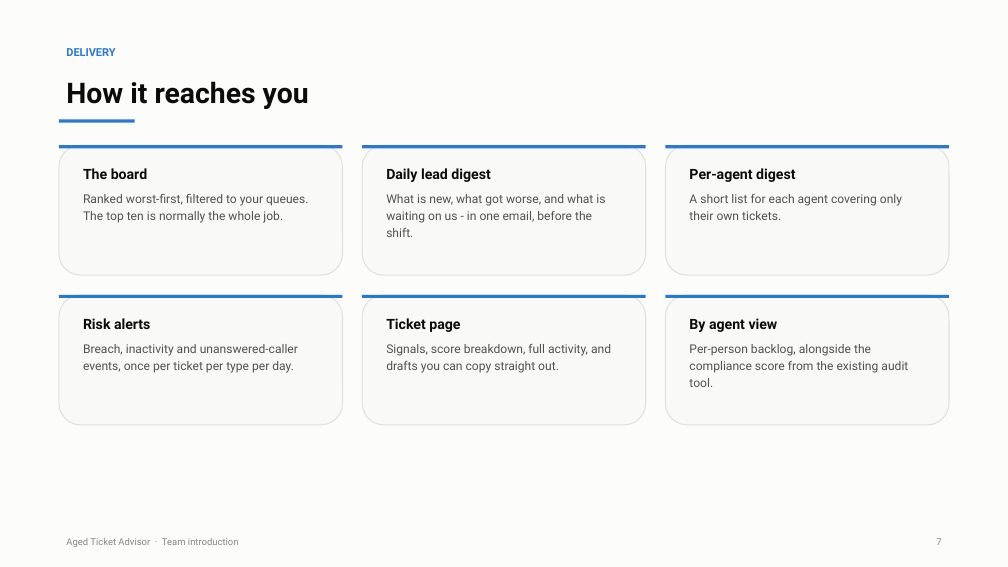
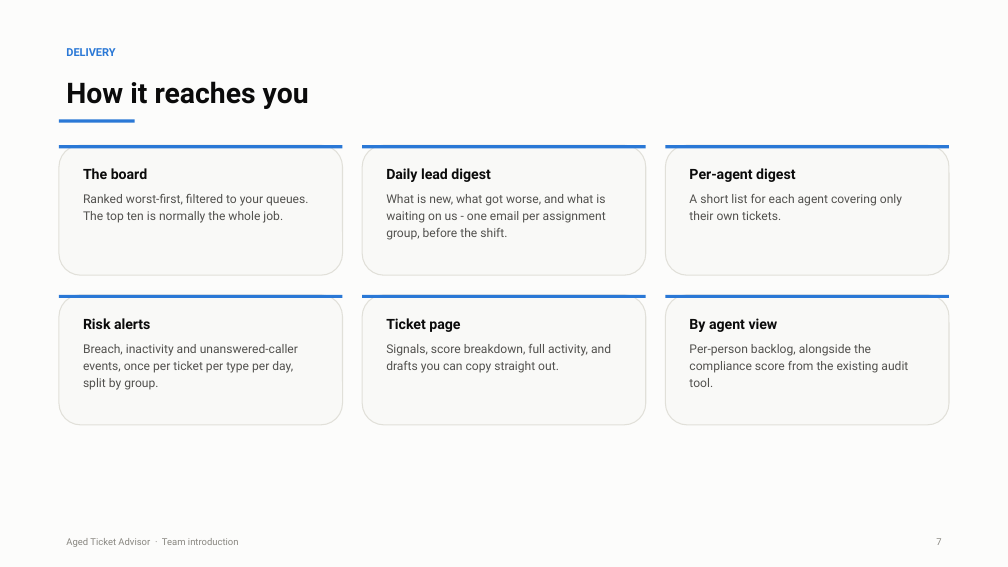
Before and after one commit to rakshith2000/SD-Advisor, a slide deck: slide 8 of docs/Aged_Ticket_Advisor_Overview.pptx. Drawn at 1008x567 pixels with LibreOffice and Linux fonts; fonts in the diff are those of the drawing. Boxes give left, top, right and bottom in pixels: in the first picture for what was removed or moved away, otherwise in the second. Text is boxed around its words. In the diff, an @@ line names an element or a change of style, - is before the commit and + after.

```diff
--- a/docs/Aged_Ticket_Advisor_Overview.pptx
+++ b/docs/Aged_Ticket_Advisor_Overview.pptx
@@ text at (386,194,606,240): text changed @@
-What is new, what got worse, and what is waiting on us - in one email, before the shift.
+What is new, what got worse, and what is waiting on us - one email per assignment group, before the shift.
@@ text at (83,344,298,390): text changed @@
-Breach, inactivity and unanswered-caller events, once per ticket per type per day.
+Breach, inactivity and unanswered-caller events, once per ticket per type per day, split by group.
```
Also in this commit, not shown: 1 other slide changed, 24 other files.
